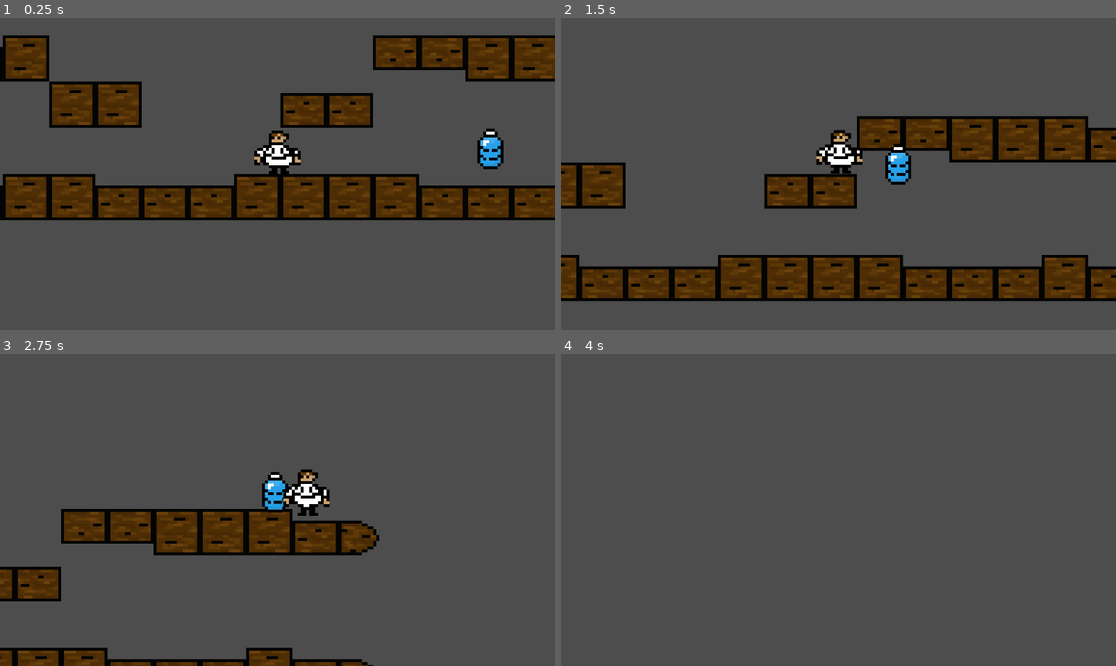
Above: before the commit, frames 1-4 (two rows, left to right).
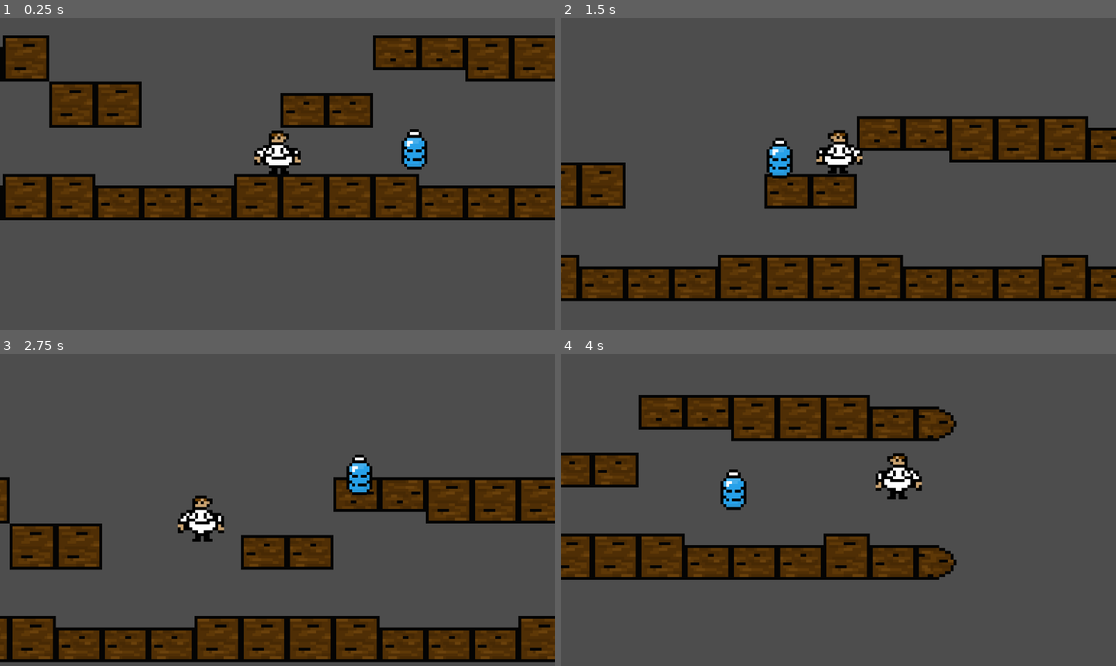
Above: after the commit, the same moments.

Repository: hnasheralneam/scent-from-heaven
Game: Godot game, scene res://scenes/game.tscn
Same seed, same stepped clock (60 frames per second), same inputs: the game is played once before the commit and once after it.
Inputs:
- Up to frame 1 (0.25 s): no input
- Up to frame 2 (1.5 s): tap Enter (ui_accept) at 0.5, 0.77 s; hold Right (ui_right) from 0.53 s (still down)
- Up to frame 3 (2.75 s): tap Enter (ui_accept) at 1.52 s; release Right (ui_right) at 2.03 s; hold Left (ui_left) from 2.03 s (still down)
- Up to frame 4 (4 s): release Left (ui_left) at 2.78 s; hold Right (ui_right) from 2.78 s (still down); tap Enter (ui_accept) at 3.02, 3.77 s

The runs differ from the first frame. In frame 1, 1.0% of the frame differs, in the area x 72-91%, y 35-49%; in frame 2, 1.2%; in frame 3, 30%, in the area x 0-100%, y 32-100%; in frame 4, 19%.

Commit message:
Placer faces movement, remove ingredient collisions and follows behind player

Diff:
--- a/scenes/ingredient.tscn
+++ b/scenes/ingredient.tscn
@@ -7,7 +7,7 @@
 radius = 6.0
 height = 18.0
 
-[node name="Ingredient" type="CharacterBody2D"]
+[node name="Ingredient" type="Area2D"]
 collision_mask = 2
 script = ExtResource("1_wiun1")
 
--- a/scripts/ingredient.gd
+++ b/scripts/ingredient.gd
@@ -1,33 +1,21 @@
-extends CharacterBody2D
+extends Area2D
 
 
-@export var lerp_speed: float = 0.03 # Speed of interpolation
+@export var lerp_speed: float = 0.04 # speed
 
-# Called when the node enters the scene tree for the first time.
 func _ready():
 	pass
 
+func _process(delta):
+	var player_position: Vector2 = PlayerPosition.position
+	var player_direction = PlayerPosition.direction
 
-# Called every frame. 'delta' is the elapsed time since the previous frame.
-func _process(delta):
-	# Access singleton variables
-	var player_position: Vector2 = PlayerPosition.position
-	var player_direction: float = PlayerPosition.direction
 
-	# Determine offset based on direction
-	var offset: Vector2
-	if player_direction > 0:
-		offset = Vector2(1, 0)  # Move right
-	elif player_direction < 0:
-		offset = Vector2(-1, 0) # Move left
-	else:
-		offset = Vector2.ZERO    # No movement
 
-	# Calculate target position
-	var target_position: Vector2 = player_position + offset + Vector2(20, -8)
+	var x_pos = 20 if player_direction == -1 else -20
+	var target_position: Vector2 = player_position + Vector2(x_pos, -8)
 
 	self.set_global_position(self.global_position.lerp(target_position, lerp_speed))
-
 
 
 func _on_body_entered(body):
--- a/scripts/player-position.gd
+++ b/scripts/player-position.gd
@@ -5,7 +5,13 @@
 
 func set_position(new_position):
 	position = new_position
-	print("player at " + str(position))
+
 
 func get_position():
 	return position
+
+func set_direction(new_direction):
+	direction = new_direction
+
+func get_direction():
+	return direction
--- a/scripts/player.gd
+++ b/scripts/player.gd
@@ -17,21 +17,23 @@
 	if Input.is_action_just_pressed("ui_accept") and is_on_floor():
 		velocity.y = JUMP_VELOCITY
 
-	if Input.is_action_pressed("ui_right"):
-		PlayerPosition.direction = 1
-	if Input.is_action_pressed("ui_left"):
-		PlayerPosition.direction = -1
-
-
 	# Get the input direction and handle the movement/deceleration.
 	# As good practice, you should replace UI actions with custom gameplay actions.
 	var direction = Input.get_axis("ui_left", "ui_right")
+
+
+	if direction != 0:
+		PlayerPosition.set_direction(direction)
+		# flip sprite
+		$AnimatedSprite2D.flip_h = true if direction == 1 else false
 	if direction:
 		velocity.x = direction * SPEED
 	else:
 		velocity.x = move_toward(velocity.x, 0, SPEED)
 
+
+
 	move_and_slide()
 
-	print("player at (relative to origin) " + str(self.global_position))
+
 	PlayerPosition.set_position(position)
